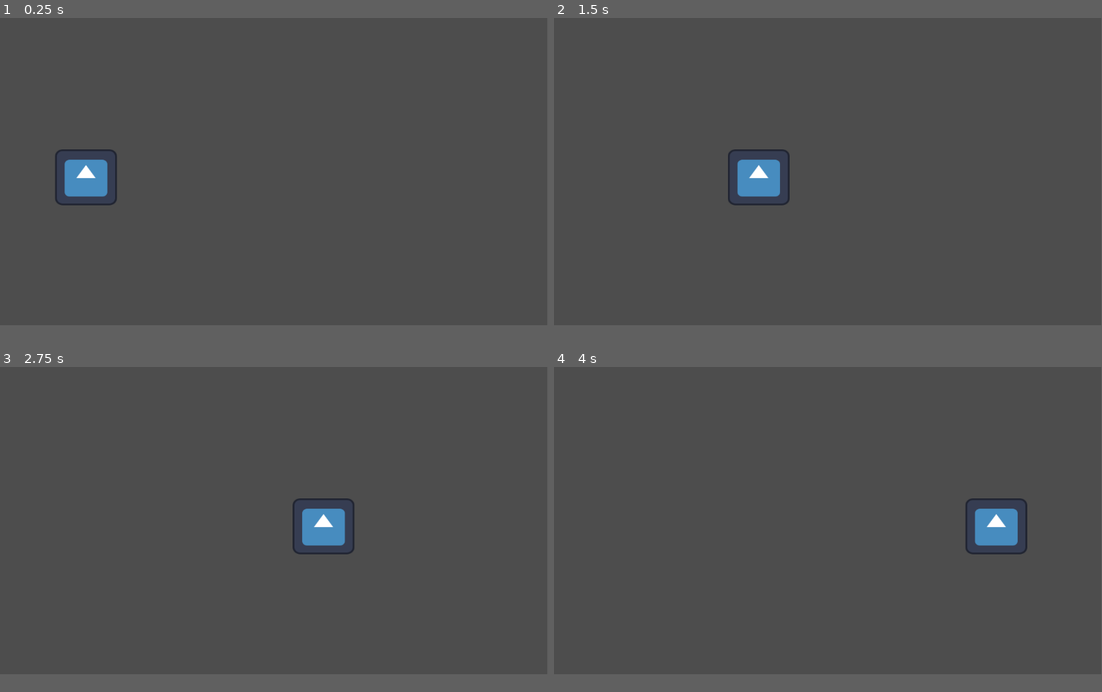
Above: before the commit, frames 1-4 (two rows, left to right).
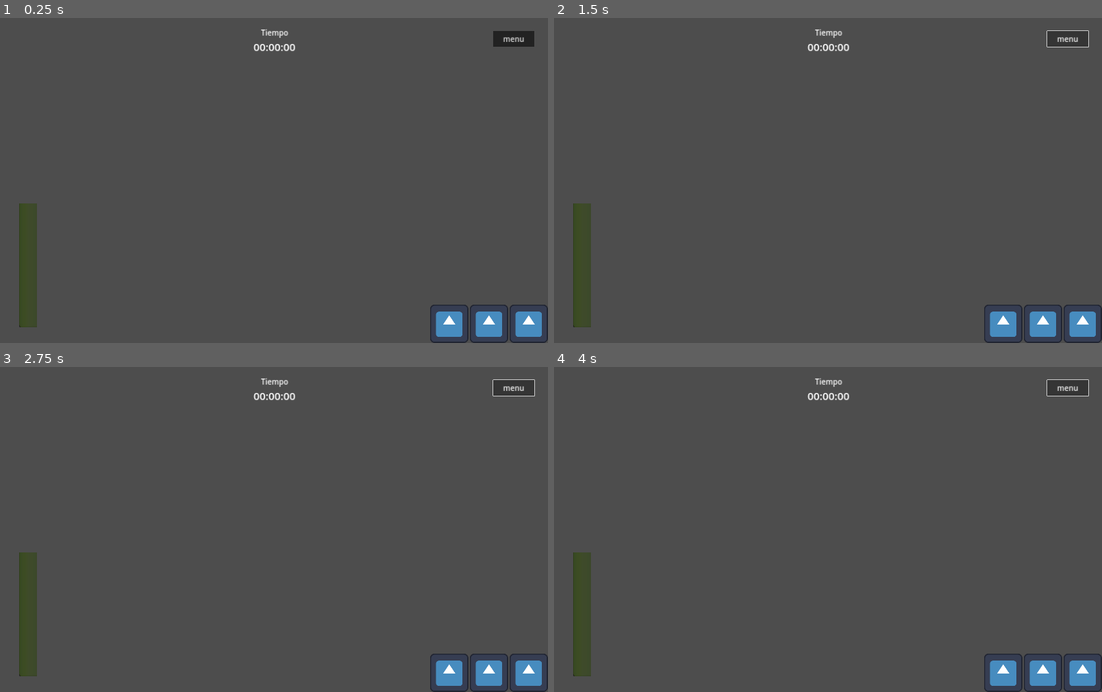
Above: after the commit, the same moments.

Repository: notmarrow/platform_grinder
Game: Godot game, scene res://scenes/HUD.tscn
Two runs of this game, one before a commit and one after it. Both use one fixed random seed, a clock stepped at 60 frames per second and the inputs below. Before the commit the project starts from res://scenes/enemigo.tscn. The engine's default icon, where the game draws it, is replaced by a stand-in: a white triangle on a blue panel in a dark square.
Inputs (mouse positions are in pixels of both pictures, inside the frame that each line leads up to):
- Up to frame 1 (0.25 s): no input
- Up to frame 2 (1.5 s): click (1069, 37) at 0.5 s, where only the run after the commit has a clickable "menu"
- Up to frame 3 (2.75 s): no input
- Up to frame 4 (4 s): no input
In our replay, the window is 799x449 before the commit and 800x475 after it. These sizes can differ from the game's own. Grey fills any space a smaller window leaves; there, only what the larger window draws over its background counts as a difference.

The runs differ from the first frame. In frame 1, 4.4% of the frame differs, in the area x 3-100%, y 3-100%; in frame 2, 4.1%; in frame 3, 4.1%; in frame 4, 4.1%.

Commit message:
HUB_A1

Diff:
--- a/project.godot
+++ b/project.godot
@@ -11,6 +11,13 @@
 [application]
 
 config/name="Diseno"
-run/main_scene="res://scenes/enemigo.tscn"
+run/main_scene="res://scenes/HUD.tscn"
 config/features=PackedStringArray("4.1", "Forward Plus")
 config/icon="res://icon.svg"
+
+[display]
+
+window/size/viewport_width=1820
+window/size/viewport_height=1080
+window/stretch/mode="canvas_items"
+window/stretch/aspect="expand"
--- /dev/null
+++ b/scenes/HUD.tscn
@@ -0,0 +1,92 @@
+[gd_scene load_steps=3 format=3 uid="uid://7v03vuvm4qrh"]
+
+[ext_resource type="Texture2D" uid="uid://546cny6plfil" path="res://assets/icon.svg" id="1_760t3"]
+[ext_resource type="Texture2D" uid="uid://cd2j8k1264u36" path="res://assets/barra.png" id="2_4vsud"]
+
+[node name="Control" type="Control"]
+layout_mode = 3
+anchors_preset = 15
+anchor_right = 1.0
+anchor_bottom = 1.0
+offset_left = 2.0
+offset_top = 2.0
+offset_right = 7.0
+offset_bottom = 12.0
+grow_horizontal = 2
+grow_vertical = 2
+
+[node name="CanvasLayer" type="CanvasLayer" parent="."]
+
+[node name="Cronometro" type="VBoxContainer" parent="CanvasLayer"]
+anchors_preset = 5
+anchor_left = 0.5
+anchor_right = 0.5
+offset_left = -114.0
+offset_top = 31.0
+offset_right = 119.0
+offset_bottom = 139.0
+grow_horizontal = 2
+
+[node name="texto" type="Label" parent="CanvasLayer/Cronometro"]
+layout_mode = 2
+theme_override_font_sizes/font_size = 25
+text = "Tiempo"
+horizontal_alignment = 1
+
+[node name="tiempo" type="Label" parent="CanvasLayer/Cronometro"]
+layout_mode = 2
+theme_override_font_sizes/font_size = 35
+text = "00:00:00"
+horizontal_alignment = 1
+
+[node name="Power_up" type="HBoxContainer" parent="CanvasLayer"]
+anchors_preset = 3
+anchor_left = 1.0
+anchor_top = 1.0
+anchor_right = 1.0
+anchor_bottom = 1.0
+offset_left = -392.0
+offset_top = -128.0
+grow_horizontal = 0
+grow_vertical = 0
+
+[node name="TextureRect" type="TextureRect" parent="CanvasLayer/Power_up"]
+layout_mode = 2
+texture = ExtResource("1_760t3")
+stretch_mode = 5
+
+[node name="TextureRect2" type="TextureRect" parent="CanvasLayer/Power_up"]
+layout_mode = 2
+texture = ExtResource("1_760t3")
+stretch_mode = 5
+
+[node name="TextureRect3" type="TextureRect" parent="CanvasLayer/Power_up"]
+layout_mode = 2
+texture = ExtResource("1_760t3")
+stretch_mode = 5
+
+[node name="PanelContainer" type="PanelContainer" parent="CanvasLayer"]
+anchors_preset = 1
+anchor_left = 1.0
+anchor_right = 1.0
+offset_left = -182.0
+offset_top = 43.0
+offset_right = -45.0
+offset_bottom = 96.0
+grow_horizontal = 0
+
+[node name="Button" type="Button" parent="CanvasLayer/PanelContainer"]
+layout_mode = 2
+theme_override_font_sizes/font_size = 25
+text = "menu"
+
+[node name="TextureProgressBar" type="TextureProgressBar" parent="CanvasLayer"]
+anchors_preset = 2
+anchor_top = 1.0
+anchor_bottom = 1.0
+offset_left = 64.0
+offset_top = -463.0
+offset_right = 122.0
+offset_bottom = -49.0
+grow_vertical = 0
+texture_over = ExtResource("2_4vsud")
Binary file added: assets/barra.png
Not shown, added: assets/barra.png.import
